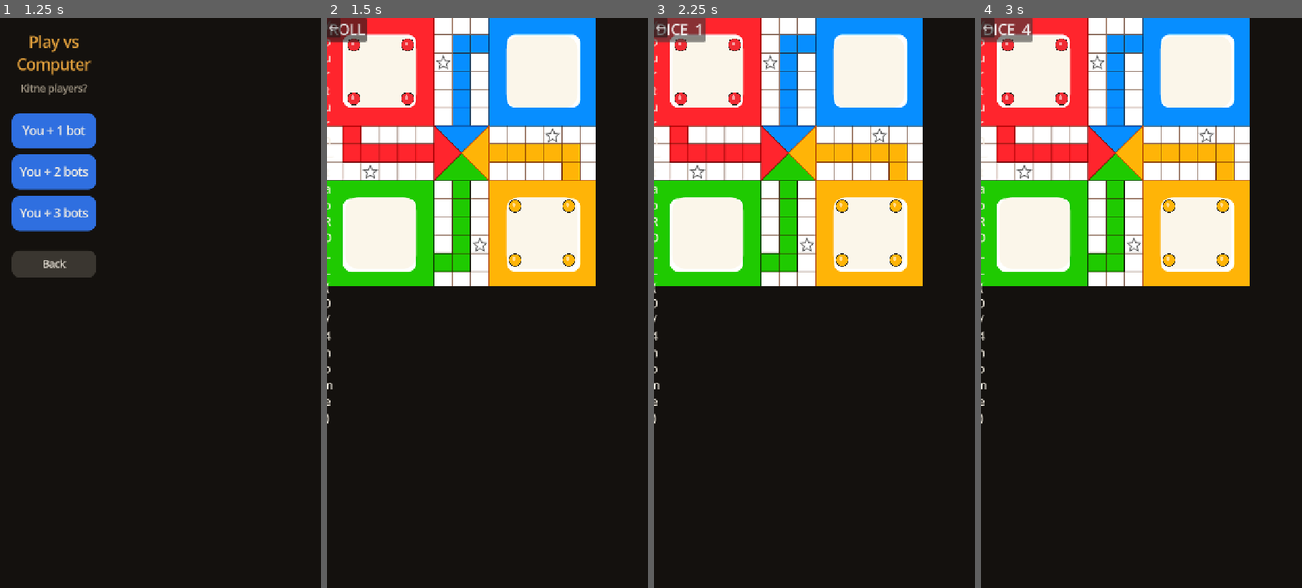
Above: before the commit, frames 1-4 (left to right).
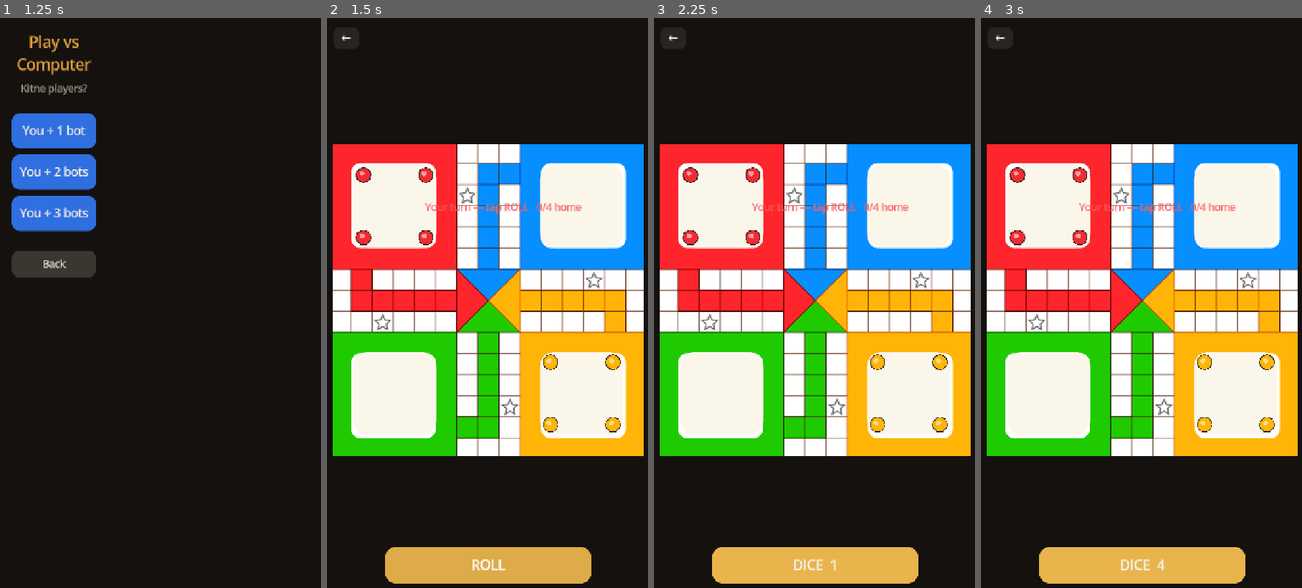
Above: after the commit, the same moments.

Repository: ajaydevota/LudoLegends
Game: Godot game, scene res://main.tscn
Same seed, same stepped clock (60 frames per second), same inputs: the game is played once before the commit and once after it.
Inputs:
- Up to frame 1 (1.25 s): click "Play vs Computer" at 0.5 s
- Up to frame 2 (1.5 s): click "You + 1 bot" at 1.25 s
- Up to frame 3 (2.25 s): click "ROLL" at 2 s
- Up to frame 4 (3 s): click "DICE 1" at 2.75 s

Frame 1 is identical in both runs. In frame 2, 71% of the frame differs, in the area x 0-99%, y 0-100%; in frame 3, 71%; in frame 4, 71%.

Commit message:
Board artwork + responsive UI: scripts/game_screen.gd

Diff:
--- a/godot/scripts/game_screen.gd
+++ b/godot/scripts/game_screen.gd
@@ -1,12 +1,23 @@
 class_name GameScreen
 extends Control
 
-## One match: board, dice, turn flow. Human seats roll by tapping; bots play themselves.
+## One match: board, dice, turn flow, result overlay.
 
 signal exit_requested
 
 const COLOR_NAMES := ["Red", "Blue", "Green", "Orange"]
-const INK := Color("#F5EFE3")
+const COLORS := [
+	Color("#F02B33"), Color("#078EFF"), Color("#1FCA01"), Color("#FFB407"),
+]
+const INK := Color("#F4EEE4")
+const MUTED := Color("#9C9285")
+const GOLD := Color("#E9B44C")
+const BG := Color("#12100E")
+const CARD := Color("#1E1A16")
+
+const TOP_BAR := 96.0
+const BOTTOM_BAR := 118.0
+const PAD := 12.0
 
 var seat_count := 4
 var human_seats := 1
@@ -17,6 +28,7 @@
 var status_label: Label
 var roll_button: Button
 var back_button: Button
+var overlay: Control = null
 var rng := RandomNumberGenerator.new()
 var cooldown := 0.0
 var pending_auto := -1
@@ -31,40 +43,60 @@
 func _ready() -> void:
 	rng.randomize()
 	_build_ui()
-	_layout()
 	_new_game()
+	call_deferred("_layout")
 
 
 func _build_ui() -> void:
 	var bg := ColorRect.new()
-	bg.color = Color("#14110E")
-	bg.set_anchors_preset(Control.PRESET_FULL_RECT)
+	bg.color = BG
 	bg.mouse_filter = Control.MOUSE_FILTER_IGNORE
 	add_child(bg)
+	bg.set_anchors_and_offsets_preset(Control.PRESET_FULL_RECT)
 
 	view = BoardView.new()
 	add_child(view)
 	view.token_tapped.connect(_on_token_tapped)
+
+	back_button = Button.new()
+	back_button.text = "←"
+	back_button.add_theme_font_size_override("font_size", 24)
+	back_button.add_theme_color_override("font_color", INK)
+	back_button.add_theme_stylebox_override("normal", _chip(Color(1, 1, 1, 0.08)))
+	back_button.add_theme_stylebox_override("hover", _chip(Color(1, 1, 1, 0.16)))
+	back_button.add_theme_stylebox_override("pressed", _chip(Color(1, 1, 1, 0.24)))
+	back_button.pressed.connect(func() -> void: exit_requested.emit())
+	add_child(back_button)
 
 	status_label = Label.new()
 	status_label.horizontal_alignment = HORIZONTAL_ALIGNMENT_CENTER
 	status_label.vertical_alignment = VERTICAL_ALIGNMENT_CENTER
 	status_label.autowrap_mode = TextServer.AUTOWRAP_WORD_SMART
-	status_label.add_theme_font_size_override("font_size", 24)
+	status_label.add_theme_font_size_override("font_size", 22)
 	status_label.add_theme_color_override("font_color", INK)
 	add_child(status_label)
 
 	roll_button = Button.new()
 	roll_button.text = "ROLL"
-	roll_button.add_theme_font_size_override("font_size", 32)
+	roll_button.add_theme_font_size_override("font_size", 30)
+	roll_button.add_theme_color_override("font_color", Color("#FFFFFF"))
+	roll_button.add_theme_stylebox_override("normal", _chip(GOLD.darkened(0.05), 24))
+	roll_button.add_theme_stylebox_override("hover", _chip(GOLD, 24))
+	roll_button.add_theme_stylebox_override("pressed", _chip(GOLD.darkened(0.2), 24))
+	roll_button.add_theme_stylebox_override("disabled", _chip(Color(1, 1, 1, 0.07), 24))
 	roll_button.pressed.connect(_on_roll_pressed)
 	add_child(roll_button)
 
-	back_button = Button.new()
-	back_button.text = "←"
-	back_button.add_theme_font_size_override("font_size", 26)
-	back_button.pressed.connect(func() -> void: exit_requested.emit())
-	add_child(back_button)
+
+func _chip(color: Color, radius: int = 16) -> StyleBoxFlat:
+	var box := StyleBoxFlat.new()
+	box.bg_color = color
+	box.set_corner_radius_all(radius)
+	box.content_margin_left = 14
+	box.content_margin_right = 14
+	box.content_margin_top = 8
+	box.content_margin_bottom = 8
+	return box
 
 
 func _notification(what: int) -> void:
@@ -72,29 +104,39 @@
 		_layout()
 
 
+func _screen_size() -> Vector2:
+	if is_inside_tree():
+		var rect := get_viewport_rect().size
+		if rect.x > 1.0 and rect.y > 1.0:
+			return rect
+	return size
+
+
 func _layout() -> void:
-	var w := size.x
-	var h := size.y
-	if w <= 0.0 or h <= 0.0:
-		return
-	var margin := 14.0
-	var top := 92.0
-	var bottom := 150.0
-	var board := minf(w - margin * 2.0, h - top - bottom - margin)
-	board = maxf(board, 220.0)
+	if not is_instance_valid(view):
+		return
+	var s := _screen_size()
+	var w := s.x
+	var h := s.y
+	if w <= 1.0 or h <= 1.0:
+		return
+
+	back_button.position = Vector2(14, 20)
+	back_button.size = Vector2(58, 50)
+
+	status_label.position = Vector2(84, 20)
+	status_label.size = Vector2(maxf(120.0, w - 84 - 16), 50)
+
+	var available_height := h - TOP_BAR - BOTTOM_BAR
+	var board := minf(w - PAD * 2.0, available_height - PAD)
+	board = maxf(board, 160.0)
 	view.board_size = board
-	view.position = Vector2((w - board) * 0.5, top + maxf(0.0, (h - top - bottom - board) * 0.5))
+	view.position = Vector2((w - board) * 0.5, TOP_BAR + maxf(0.0, (available_height - board) * 0.5))
 	view.queue_redraw()
 
-	back_button.position = Vector2(margin, margin)
-	back_button.size = Vector2(64, 56)
-
-	status_label.position = Vector2(margin + 70.0, margin)
-	status_label.size = Vector2(w - margin * 2.0 - 70.0, 76)
-
-	var button_width := minf(w - margin * 2.0, 440.0)
-	roll_button.size = Vector2(button_width, 84)
-	roll_button.position = Vector2((w - button_width) * 0.5, h - bottom + 26)
+	var button_width := minf(w - PAD * 2.0, 460.0)
+	roll_button.size = Vector2(button_width, 82)
+	roll_button.position = Vector2((w - button_width) * 0.5, h - BOTTOM_BAR + 18)
 
 
 func _new_game() -> void:
@@ -114,6 +156,7 @@
 	view.set_legal([])
 	roll_button.text = "ROLL"
 	roll_button.disabled = false
+	_clear_overlay()
 	_refresh()
 
 
@@ -188,25 +231,24 @@
 
 func _refresh() -> void:
 	if game.is_over():
-		var winner := int(game.winner_seat)
-		var winner_name: String = "Nobody" if winner < 0 else str(game.seats[winner]["name"])
-		status_label.text = "%s won!\nTap ← to play again." % winner_name
 		roll_button.disabled = true
 		roll_button.text = "GAME OVER"
+		_show_result()
 		return
 
 	var seat := game.active()
 	var is_bot := bool(seat["is_bot"])
 	var seat_name := str(seat["name"])
 	var home_count := game.tokens_home(seat)
+	var tint: Color = COLORS[int(seat["color"])]
 
 	if game.phase == LudoEngine.Phase.AWAITING_ROLL:
 		if is_bot:
-			status_label.text = "%s is rolling…  (%d/4 home)" % [seat_name, home_count]
+			status_label.text = "%s is rolling…   %d/4 home" % [seat_name, home_count]
 			roll_button.disabled = true
 		else:
 			var who := "Your turn" if mode == "computer" else "%s's turn" % seat_name
-			status_label.text = "%s — tap ROLL  (%d/4 home)" % [who, home_count]
+			status_label.text = "%s — tap ROLL   %d/4 home" % [who, home_count]
 			roll_button.disabled = false
 	elif game.phase == LudoEngine.Phase.AWAITING_MOVE:
 		if is_bot:
@@ -215,3 +257,78 @@
 		else:
 			status_label.text = "Rolled %d — tap a glowing token" % game.last_die
 			roll_button.disabled = true
+	status_label.add_theme_color_override("font_color", tint.lightened(0.25))
+
+
+# ------------------------------------------------------------ result overlay
+
+func _show_result() -> void:
+	if overlay != null and is_instance_valid(overlay):
+		return
+	var winner := int(game.winner_seat)
+	var winner_name: String = "Nobody" if winner < 0 else str(game.seats[winner]["name"])
+	var winner_color: Color = MUTED if winner < 0 else COLORS[int(game.seats[winner]["color"])]
+
+	overlay = Control.new()
+	add_child(overlay)
+	overlay.set_anchors_and_offsets_preset(Control.PRESET_FULL_RECT)
+
+	var dim := ColorRect.new()
+	dim.color = Color(0, 0, 0, 0.62)
+	overlay.add_child(dim)
+	dim.set_anchors_and_offsets_preset(Control.PRESET_FULL_RECT)
+
+	var center := CenterContainer.new()
+	overlay.add_child(center)
+	center.set_anchors_and_offsets_preset(Control.PRESET_FULL_RECT)
+
+	var card := PanelContainer.new()
+	var box := StyleBoxFlat.new()
+	box.bg_color = CARD
+	box.set_corner_radius_all(26)
+	box.content_margin_left = 28
+	box.content_margin_right = 28
+	box.content_margin_top = 28
+	box.content_margin_bottom = 28
+	card.add_theme_stylebox_override("panel", box)
+	card.custom_minimum_size = Vector2(300, 0)
+	center.add_child(card)
+
+	var column := VBoxContainer.new()
+	column.add_theme_constant_override("separation", 14)
+	card.add_child(column)
+
+	var title := Label.new()
+	title.text = "%s won!" % winner_name
+	title.horizontal_alignment = HORIZONTAL_ALIGNMENT_CENTER
+	title.add_theme_font_size_override("font_size", 30)
+	title.add_theme_color_override("font_color", winner_color)
+	column.add_child(title)
+
+	var again := Button.new()
+	again.text = "Play again"
+	again.custom_minimum_size = Vector2(0, 72)
+	again.add_theme_font_size_override("font_size", 24)
+	again.add_theme_color_override("font_color", Color("#FFFFFF"))
+	again.add_theme_stylebox_override("normal", _chip(GOLD.darkened(0.05), 20))
+	again.add_theme_stylebox_override("hover", _chip(GOLD, 20))
+	again.add_theme_stylebox_override("pressed", _chip(GOLD.darkened(0.2), 20))
+	again.pressed.connect(_new_game)
+	column.add_child(again)
+
+	var home := Button.new()
+	home.text = "Home"
+	home.custom_minimum_size = Vector2(0, 64)
+	home.add_theme_font_size_override("font_size", 22)
+	home.add_theme_color_override("font_color", INK)
+	home.add_theme_stylebox_override("normal", _chip(Color(1, 1, 1, 0.08), 20))
+	home.add_theme_stylebox_override("hover", _chip(Color(1, 1, 1, 0.16), 20))
+	home.add_theme_stylebox_override("pressed", _chip(Color(1, 1, 1, 0.24), 20))
+	home.pressed.connect(func() -> void: exit_requested.emit())
+	column.add_child(home)
+
+
+func _clear_overlay() -> void:
+	if overlay != null and is_instance_valid(overlay):
+		overlay.queue_free()
+	overlay = null
